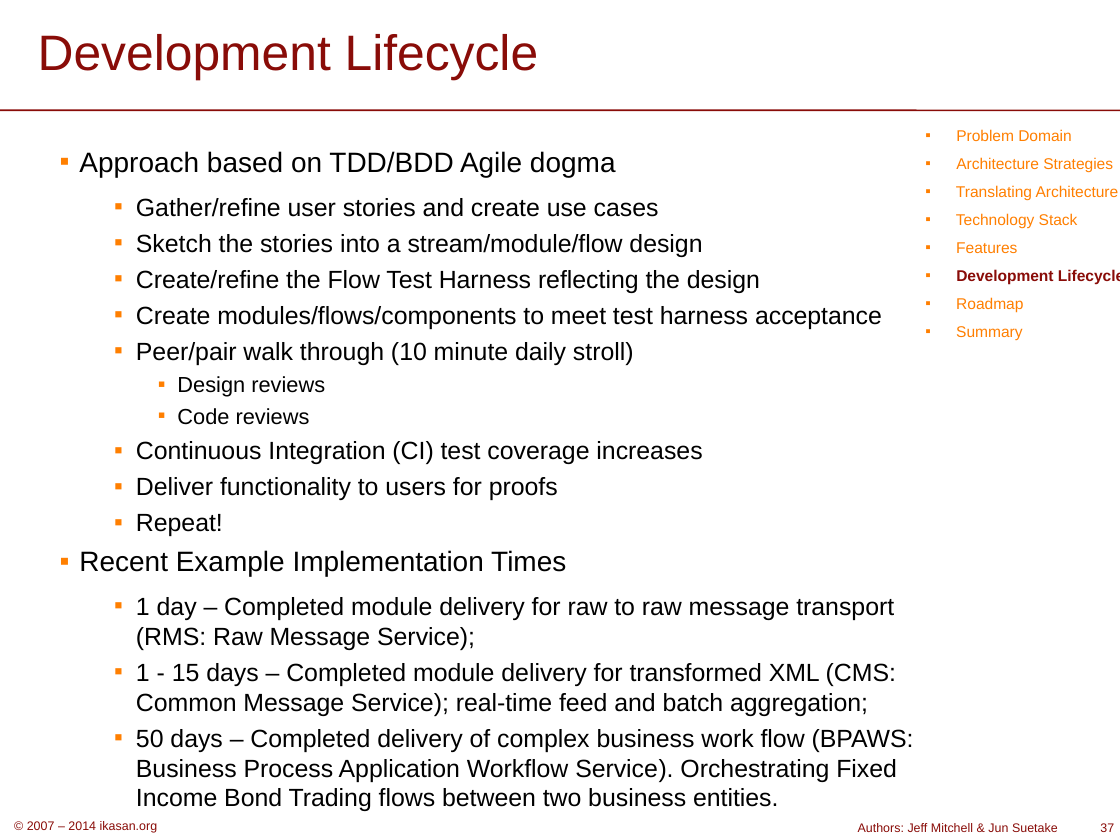
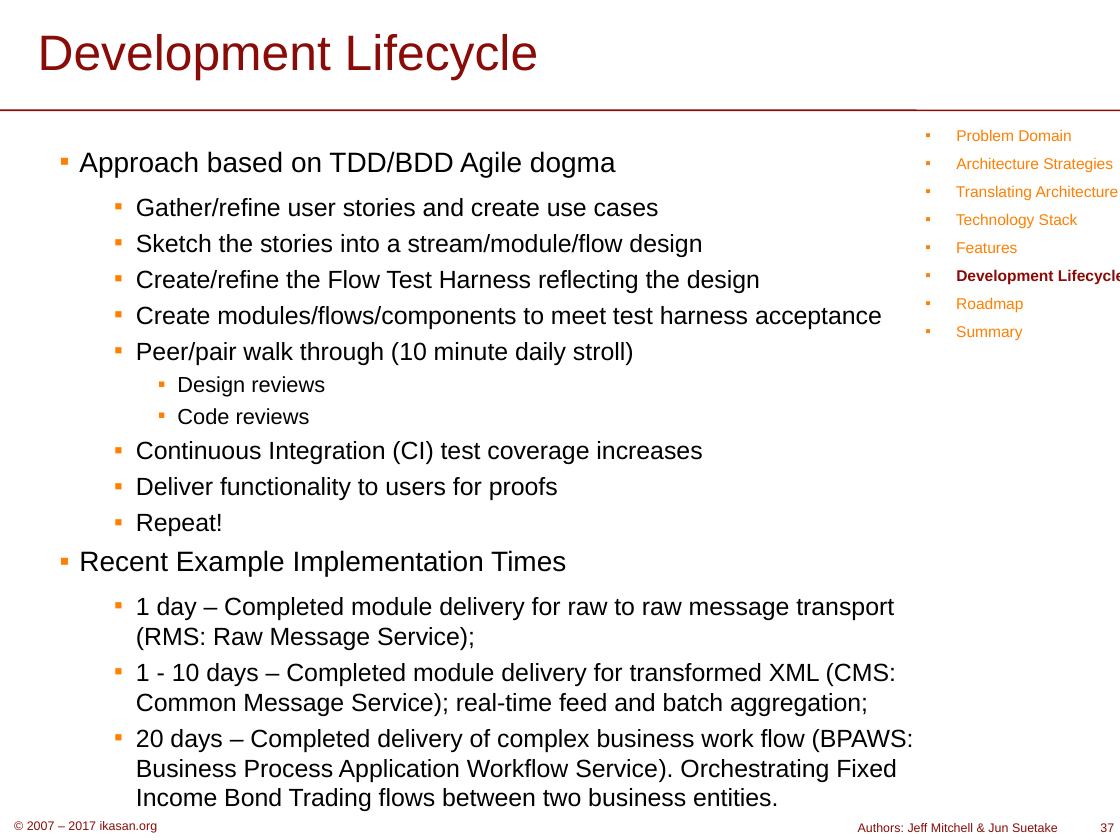
Before and after one commit to ikasanEIP/ikasan, a slide deck: slide 37 of docs/presentation/IkasanOverview.ppt. Drawn at 1120x840 pixels with LibreOffice and Linux fonts; fonts in the diff are those of the drawing; background and template pictures are left out. Boxes give left, top, right and bottom in pixels: in the first picture for what was removed or moved away, otherwise in the second. Text is boxed around its words. In the diff, an @@ line names an element or a change of style, - is before the commit and + after.

```diff
--- a/docs/presentation/IkasanOverview.ppt
+++ b/docs/presentation/IkasanOverview.ppt
@@ text at [136,663,914,811]: text changed @@
-  ▪ 1 - 15 days – Completed module delivery for transformed XML (CMS: Common Message Service); real-time feed and batch aggregation;
-  ▪ 50 days – Completed delivery of complex business work flow (BPAWS: Business Process Application Workflow Service). Orchestrating Fixed Income Bond Trading flows between two business entities.
+  ▪ 1 - 10 days – Completed module delivery for transformed XML (CMS: Common Message Service); real-time feed and batch aggregation;
+  ▪ 20 days – Completed delivery of complex business work flow (BPAWS: Business Process Application Workflow Service). Orchestrating Fixed Income Bond Trading flows between two business entities.
@@ text at [27,821,158,833]: text changed @@
-© 2007 – 2014 ikasan.org
+© 2007 – 2017 ikasan.org
```
Also in this commit, not shown: 39 other slides changed, 1 slide removed, 1 other file.
